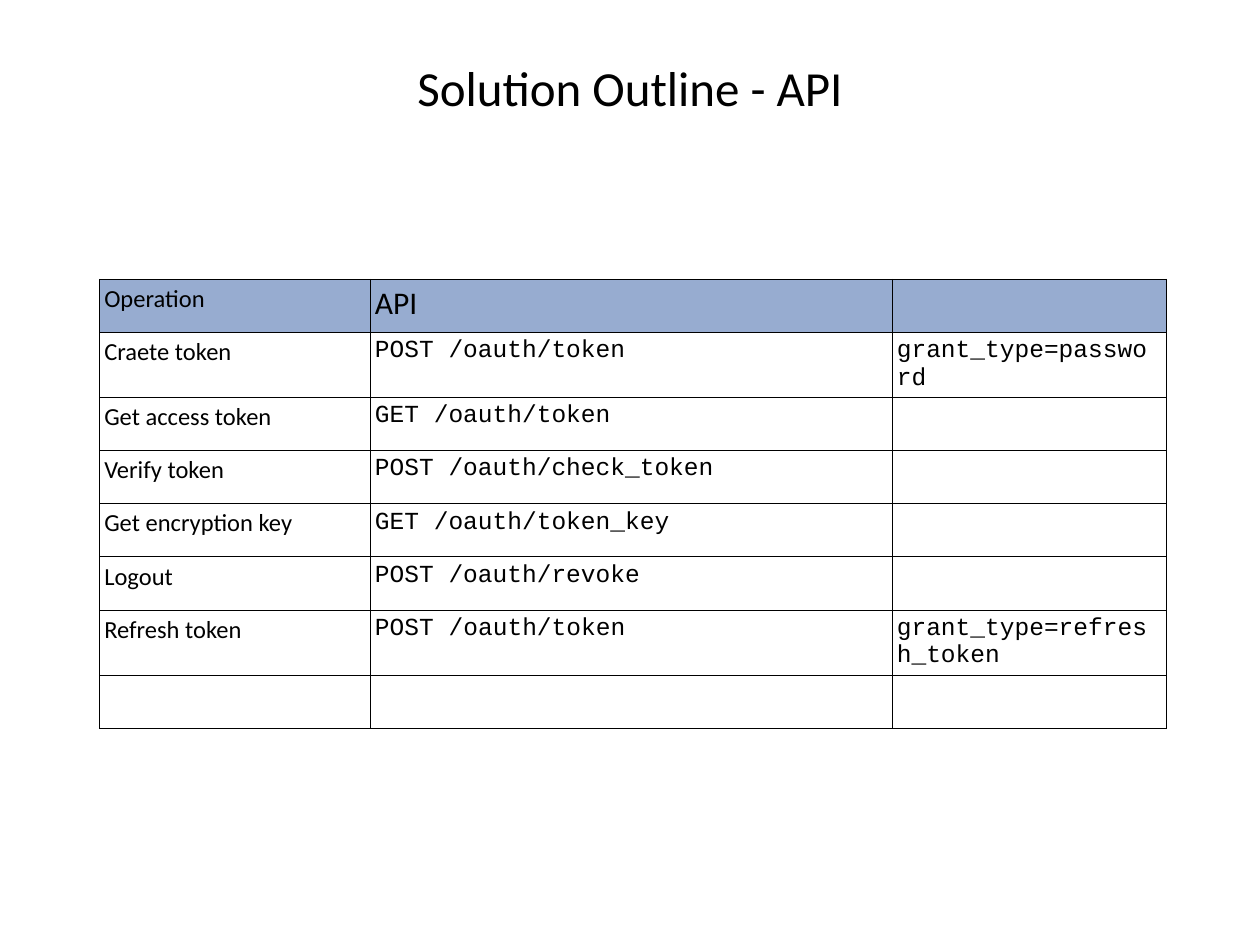
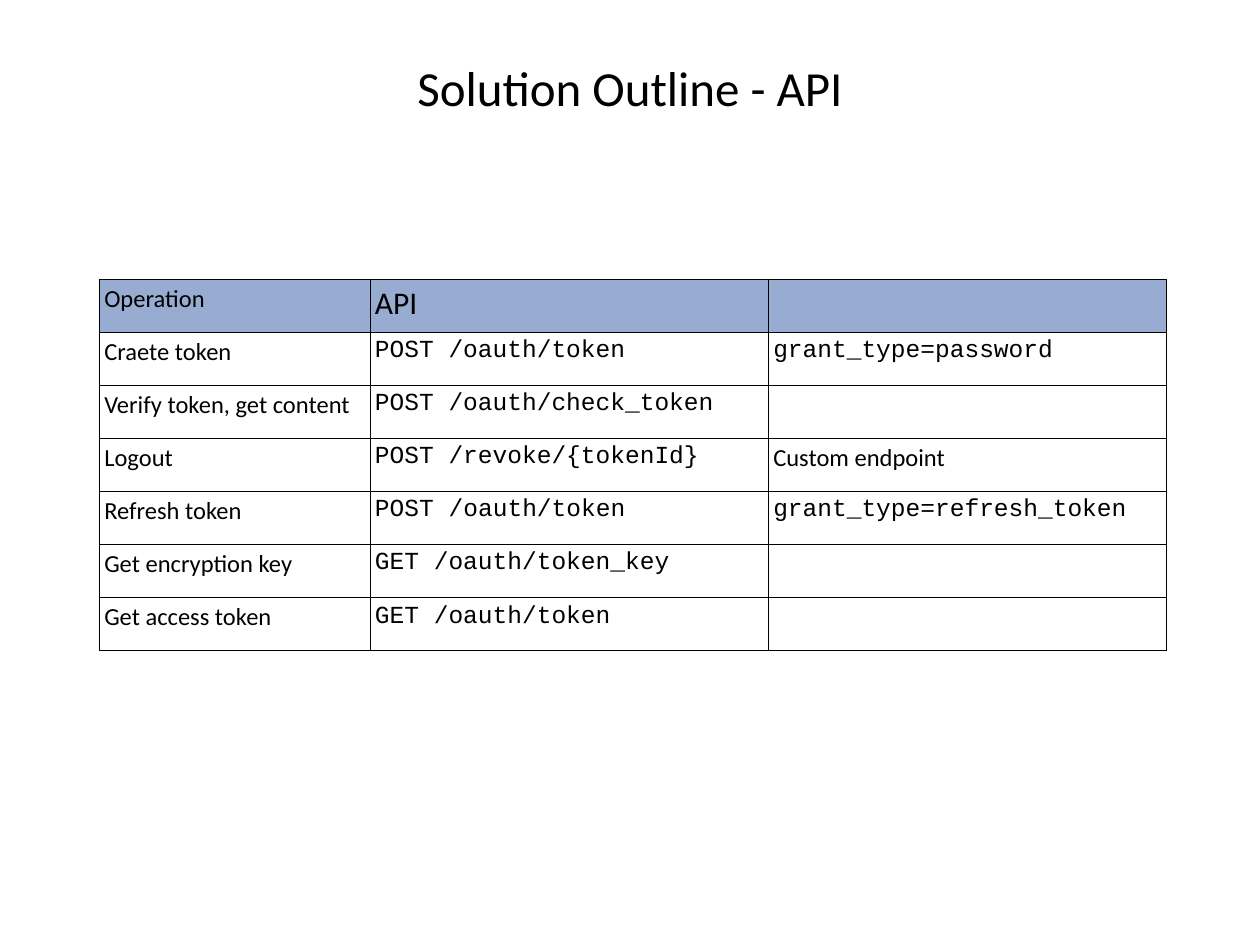
Before and after one commit to mishastankovic/misc, a slide deck: slide 9 of REST API Security.pptx (slide 12 before the commit). Drawn at 1260x945 pixels with LibreOffice and Linux fonts; fonts in the diff are those of the drawing. Boxes give left, top, right and bottom in pixels: in the first picture for what was removed or moved away, otherwise in the second. Text is boxed around its words. In the diff, an @@ line names an element or a change of style, - is before the commit and + after.

```diff
--- a/REST API Security.pptx
+++ b/REST API Security.pptx
@@ table at box(100, 280, 1167, 651) @@
+row 3: Verify token, get content | POST /oauth/check_token | 
+row 4: Logout | POST /revoke/{tokenId} | Custom endpoint
+row 5: Refresh token | POST /oauth/token | grant_type=refresh_token
+row 6: Get encryption key | GET /oauth/token_key | 
-row 4: Verify token | POST /oauth/check_token | 
-row 5: Get encryption key | GET /oauth/token_key | 
-row 6: Logout | POST /oauth/revoke | 
-row 7: Refresh token | POST /oauth/token | grant_type=refresh_token
-row 8:  |  | 
```
Also in this commit, not shown: 6 other slides changed, 2 slides added, 4 slides removed.
